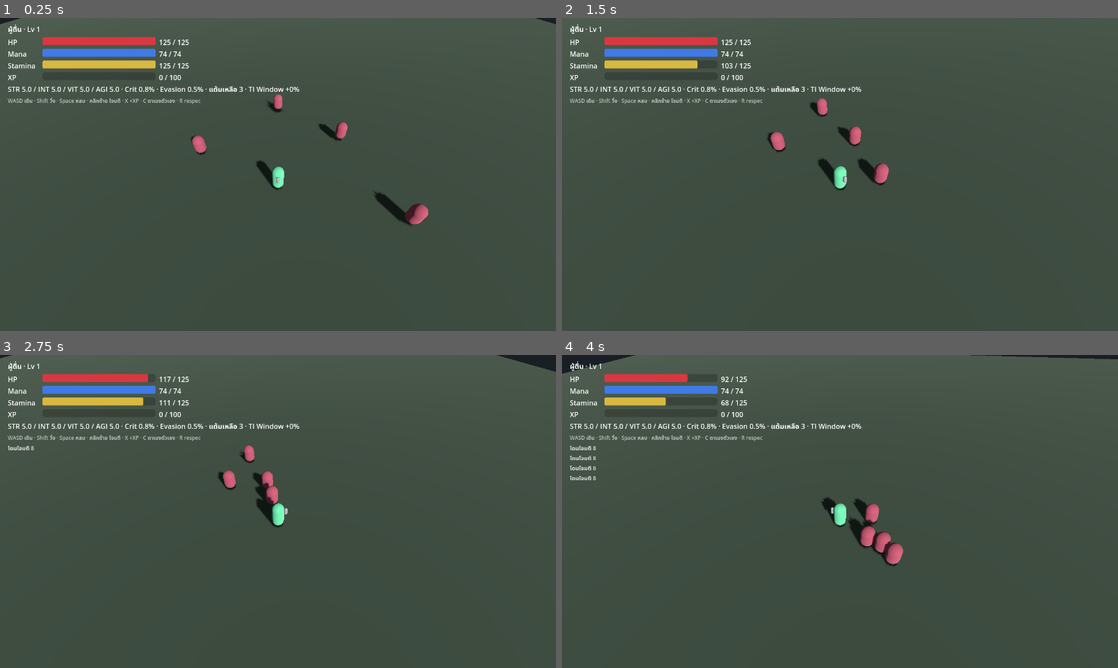
Above: before the commit, frames 1-4 (two rows, left to right).
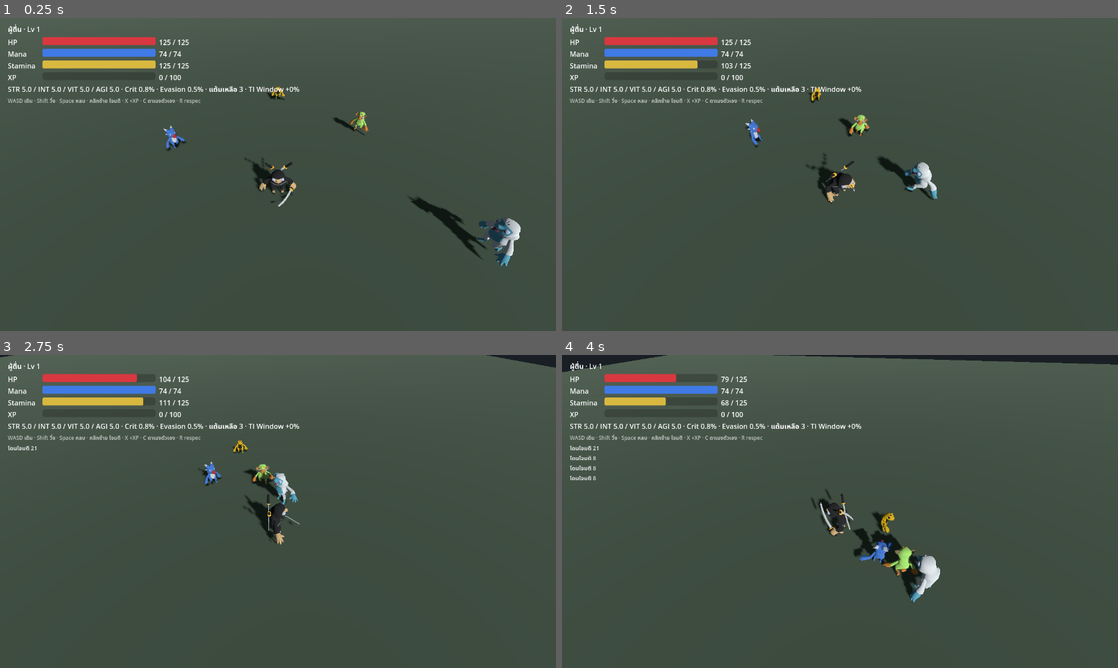
Above: after the commit, the same moments.

Repository: Suvitt-T/PharmacyGame
Game: Godot game, scene res://scenes/main.tscn
The game is run twice, just before and just after one commit, with the same random seed, the same clock (stepped at 60 frames per second) and the same inputs.
Inputs (mouse positions are in pixels of both pictures, inside the frame that each line leads up to):
- Up to frame 1 (0.25 s): no input
- Up to frame 2 (1.5 s): move the mouse to (962, 158) at 0.52 s; hold D (move_right) 0.53-1.28 s; click (962, 158) at 0.6 s; tap Space (dodge) at 0.8, 1.35 s; move the mouse to (728, 190) at 1.27 s; hold S (move_back) from 1.28 s (still down)
- Up to frame 3 (2.75 s): click (166, 527) at 1.55 s; move the mouse to (333, 442) at 2.02 s; release S (move_back) at 2.03 s; hold D (move_right) from 2.03 s (still down); click (333, 442) at 2.1 s; tap Space (dodge) at 2.3 s
- Up to frame 4 (4 s): move the mouse to (812, 574) at 2.77 s; release D (move_right) at 2.78 s; hold W (move_forward) 2.78-3.53 s; tap Space (dodge) at 2.85, 3.8 s; click (812, 574) at 3.05 s; move the mouse to (1006, 558) at 3.52 s; hold A (move_left) from 3.53 s (still down); tap Shift (sprint) at 3.6 s

The runs differ from the first frame. In frame 1, 2.7% of the frame differs, in the area x 0-100%, y 0-80%; in frame 2, 2.1%; in frame 3, 1.6%; in frame 4, 3.3%.

Commit message:
Replace placeholder capsules with rigged monster models
Drops in the Quaternius monster pack and adds an ActorVisuals node that maps
combat state onto the models' shared animation set, so movement, attacks, hit
reactions and death now read visually. Keeping the mapping in its own node means
swapping a model never touches combat code — each enemy picks its own model at
spawn time.

The glTF importer leaves imported clips non-looping, so idle/walk/run are
explicitly set to loop or they freeze after one pass.

Co-Authored-By: Claude Opus 5 <noreply@anthropic.com>

Diff:
--- a/scenes/enemy.tscn
+++ b/scenes/enemy.tscn
@@ -1,18 +1,13 @@
-[gd_scene load_steps=6 format=3]
+[gd_scene load_steps=5 format=3]
 
 [ext_resource type="Script" path="res://src/actors/enemy.gd" id="1_enemy"]
 [ext_resource type="Script" path="res://src/combat/combatant.gd" id="2_combatant"]
+[ext_resource type="Script" path="res://src/actors/actor_visuals.gd" id="3_visuals"]
+[ext_resource type="PackedScene" path="res://assets/models/monsters/Cactoro.gltf" id="4_model"]
 
 [sub_resource type="CapsuleShape3D" id="EnemyShape"]
 radius = 0.45
-height = 1.5
-
-[sub_resource type="CapsuleMesh" id="EnemyMesh"]
-radius = 0.45
-height = 1.5
-
-[sub_resource type="StandardMaterial3D" id="EnemyMaterial"]
-albedo_color = Color(0.62, 0.28, 0.34, 1)
+height = 1.6
 
 [node name="Enemy" type="CharacterBody3D" groups=["enemy"]]
 collision_layer = 4
@@ -20,13 +15,13 @@
 script = ExtResource("1_enemy")
 
 [node name="CollisionShape3D" type="CollisionShape3D" parent="."]
-transform = Transform3D(1, 0, 0, 0, 1, 0, 0, 0, 1, 0, 0.75, 0)
+transform = Transform3D(1, 0, 0, 0, 1, 0, 0, 0, 1, 0, 0.8, 0)
 shape = SubResource("EnemyShape")
 
-[node name="Mesh" type="MeshInstance3D" parent="."]
-transform = Transform3D(1, 0, 0, 0, 1, 0, 0, 0, 1, 0, 0.75, 0)
-mesh = SubResource("EnemyMesh")
-surface_material_override/0 = SubResource("EnemyMaterial")
+[node name="Visuals" type="Node3D" parent="."]
+script = ExtResource("3_visuals")
+model_scene = ExtResource("4_model")
+model_scale = 0.45
 
 [node name="Combatant" type="Node" parent="."]
 script = ExtResource("2_combatant")
--- a/scenes/player.tscn
+++ b/scenes/player.tscn
@@ -1,18 +1,13 @@
-[gd_scene load_steps=7 format=3]
+[gd_scene load_steps=6 format=3]
 
 [ext_resource type="Script" path="res://src/actors/player_controller.gd" id="1_player"]
 [ext_resource type="Script" path="res://src/combat/combatant.gd" id="2_combatant"]
+[ext_resource type="Script" path="res://src/actors/actor_visuals.gd" id="3_visuals"]
+[ext_resource type="PackedScene" path="res://assets/models/monsters/Ninja.gltf" id="4_model"]
 
 [sub_resource type="CapsuleShape3D" id="PlayerShape"]
 radius = 0.4
 height = 1.8
-
-[sub_resource type="CapsuleMesh" id="PlayerMesh"]
-radius = 0.4
-height = 1.8
-
-[sub_resource type="StandardMaterial3D" id="PlayerMaterial"]
-albedo_color = Color(0.36, 0.72, 0.52, 1)
 
 [sub_resource type="SphereShape3D" id="HitboxShape"]
 radius = 1.3
@@ -26,14 +21,10 @@
 transform = Transform3D(1, 0, 0, 0, 1, 0, 0, 0, 1, 0, 0.9, 0)
 shape = SubResource("PlayerShape")
 
-[node name="Mesh" type="MeshInstance3D" parent="."]
-transform = Transform3D(1, 0, 0, 0, 1, 0, 0, 0, 1, 0, 0.9, 0)
-mesh = SubResource("PlayerMesh")
-surface_material_override/0 = SubResource("PlayerMaterial")
-
-[node name="Facing" type="MeshInstance3D" parent="."]
-transform = Transform3D(0.3, 0, 0, 0, 0.3, 0, 0, 0, 0.3, 0, 1.2, 0.5)
-mesh = SubResource("PlayerMesh")
+[node name="Visuals" type="Node3D" parent="."]
+script = ExtResource("3_visuals")
+model_scene = ExtResource("4_model")
+model_scale = 0.6
 
 [node name="Combatant" type="Node" parent="."]
 script = ExtResource("2_combatant")
--- /dev/null
+++ b/src/actors/actor_visuals.gd
@@ -0,0 +1,92 @@
+class_name ActorVisuals
+extends Node3D
+
+## ผูกสถานะของ actor เข้ากับ animation ของโมเดล glTF
+## แยกออกมาเป็น Node ต่างหาก เพื่อให้เปลี่ยนโมเดลได้โดยไม่แตะโค้ดการต่อสู้
+
+## ชุด animation ของ Quaternius ทุกตัวในแพ็กใช้ชื่อเดียวกันหมด
+const STATE_ANIMATION := {
+	"idle": "Idle",
+	"walk": "Walk",
+	"run": "Run",
+	"attack": "Punch",
+	"hurt": "HitReact",
+	"dodge": "Jump",
+	"die": "Death",
+}
+
+## สถานะที่เล่นจบแล้วกลับไปสถานะการเคลื่อนที่เอง
+const ONE_SHOT_STATES := ["attack", "hurt", "dodge"]
+
+const WALK_THRESHOLD := 0.2
+const RUN_THRESHOLD := 6.0
+
+@export var model_scene: PackedScene
+@export var model_scale: float = 0.6
+@export var model_yaw_degrees: float = 0.0
+
+var _animation_player: AnimationPlayer
+var _state: String = ""
+var _locomotion_state: String = "idle"
+var _is_dead: bool = false
+
+
+func _ready() -> void:
+	if model_scene == null:
+		return
+	var model := model_scene.instantiate()
+	add_child(model)
+	model.scale = Vector3.ONE * model_scale
+	model.rotation_degrees.y = model_yaw_degrees
+
+	_animation_player = model.find_child("AnimationPlayer", true, false) as AnimationPlayer
+	if _animation_player == null:
+		push_warning("โมเดลไม่มี AnimationPlayer: %s" % model_scene.resource_path)
+		return
+	_animation_player.animation_finished.connect(_on_animation_finished)
+	_enable_looping()
+	play_state("idle")
+
+
+## glTF importer ไม่ตั้ง loop ให้ ต้องเปิดเองไม่งั้น idle/walk/run เล่นรอบเดียวแล้วค้าง
+func _enable_looping() -> void:
+	for state in ["idle", "walk", "run"]:
+		var animation_name: String = STATE_ANIMATION[state]
+		if _animation_player.has_animation(animation_name):
+			_animation_player.get_animation(animation_name).loop_mode = Animation.LOOP_LINEAR
+
+
+## เลือก idle/walk/run จากความเร็วแนวราบ
+func update_locomotion(horizontal_speed: float) -> void:
+	if horizontal_speed >= RUN_THRESHOLD:
+		_locomotion_state = "run"
+	elif horizontal_speed >= WALK_THRESHOLD:
+		_locomotion_state = "walk"
+	else:
+		_locomotion_state = "idle"
+
+	if _state in ONE_SHOT_STATES or _is_dead:
+		return
+	play_state(_locomotion_state)
+
+
+func play_state(state: String, blend_time: float = 0.12) -> void:
+	if _animation_player == null or _is_dead:
+		return
+	if state == _state:
+		return
+	var animation_name: String = STATE_ANIMATION.get(state, "")
+	if animation_name.is_empty() or not _animation_player.has_animation(animation_name):
+		return
+	_state = state
+	if state == "die":
+		_is_dead = true
+	_animation_player.play(animation_name, blend_time)
+
+
+func _on_animation_finished(_animation_name: StringName) -> void:
+	if _is_dead:
+		return
+	if _state in ONE_SHOT_STATES:
+		_state = ""
+		play_state(_locomotion_state)
--- a/src/actors/enemy.gd
+++ b/src/actors/enemy.gd
@@ -22,6 +22,7 @@
 }
 
 @onready var combatant: Combatant = $Combatant
+@onready var visuals: ActorVisuals = $Visuals
 
 var _target: Node3D
 var _cooldown := 0.0
@@ -31,6 +32,7 @@
 	var base: Dictionary = TIER_BASE.get(tier, TIER_BASE["common"])
 	combatant.weapon_base_damage = Formulas.enemy_damage(float(base["damage"]), zone_level)
 	combatant.died.connect(_on_died)
+	combatant.damage_taken.connect(func(_amount, _critical): visuals.play_state("hurt"))
 	await get_tree().process_frame
 	_scale_hp_to_tier(float(base["hp"]))
 
@@ -59,6 +61,7 @@
 		velocity.x = 0.0
 		velocity.z = 0.0
 		move_and_slide()
+		visuals.update_locomotion(0.0)
 		return
 
 	var to_target := _target.global_position - global_position
@@ -77,9 +80,11 @@
 			_cooldown = attack_cooldown
 			var target_combatant: Combatant = _target.get_node_or_null("Combatant")
 			if target_combatant != null:
+				visuals.play_state("attack")
 				combatant.attack(target_combatant)
 
 	move_and_slide()
+	visuals.update_locomotion(Vector2(velocity.x, velocity.z).length())
 
 
 func _acquire_target() -> void:
@@ -99,6 +104,8 @@
 	died.emit(self)
 	set_physics_process(false)
 	$CollisionShape3D.set_deferred("disabled", true)
+	visuals.play_state("die")
 	var tween := create_tween()
-	tween.tween_property(self, "scale", Vector3(0.05, 0.05, 0.05), 0.4)
+	tween.tween_interval(1.4)
+	tween.tween_property(self, "position:y", position.y - 2.0, 0.6)
 	tween.tween_callback(queue_free)
--- a/src/actors/player_controller.gd
+++ b/src/actors/player_controller.gd
@@ -20,6 +20,7 @@
 
 @onready var combatant: Combatant = $Combatant
 @onready var hitbox: Area3D = $AttackHitbox
+@onready var visuals: ActorVisuals = $Visuals
 
 var _facing := Vector3.FORWARD
 var _dodge_time := 0.0
@@ -32,6 +33,8 @@
 	InputActions.ensure_registered()
 	combatant.is_player = true
 	hitbox.monitoring = false
+	combatant.damage_taken.connect(func(_amount, _critical): visuals.play_state("hurt"))
+	combatant.died.connect(func(): visuals.play_state("die"))
 
 
 func _physics_process(delta: float) -> void:
@@ -51,6 +54,7 @@
 		_handle_movement(delta)
 
 	move_and_slide()
+	visuals.update_locomotion(Vector2(velocity.x, velocity.z).length())
 
 
 func _apply_gravity(delta: float) -> void:
@@ -102,6 +106,7 @@
 	if not combatant.spend_stamina(DODGE_STAMINA_COST):
 		return
 	_dodge_time = DODGE_DURATION
+	visuals.play_state("dodge")
 
 
 func _start_attack() -> void:
@@ -110,6 +115,7 @@
 	_attack_state = "windup"
 	_attack_time = ATTACK_WINDUP
 	_already_hit.clear()
+	visuals.play_state("attack")
 
 
 func _tick_attack(delta: float) -> void:
--- a/src/core/camera_rig.gd
+++ b/src/core/camera_rig.gd
@@ -5,7 +5,7 @@
 
 @export var target_path: NodePath
 @export var follow_speed: float = 7.0
-@export var offset := Vector3(0.0, 11.0, 9.0)
+@export var offset := Vector3(0.0, 7.5, 6.5)
 @export var look_height_offset: float = 1.2
 
 @onready var camera: Camera3D = $Camera3D
--- a/src/core/main.gd
+++ b/src/core/main.gd
@@ -4,8 +4,13 @@
 
 const ENEMY_SCENE := preload("res://scenes/enemy.tscn")
 const DEBUG_XP_PER_PRESS := 250
-const SPAWN_POINTS := [
-	Vector3(6, 1, -6), Vector3(-7, 1, -4), Vector3(0, 1, -11), Vector3(9, 1, 3),
+
+## ศัตรูรากต้นไม้โลก (Prologue/Act 1) ตามเอกสาร จับคู่กับโมเดลที่ใกล้เคียงที่สุดในแพ็กที่มี
+const SPAWN_TABLE := [
+	{"name": "หมาป่าเถื่อน", "model": "Monkroose", "scale": 0.45, "tier": "common", "at": Vector3(6, 1, -6)},
+	{"name": "ค้างคาวรากเน่า", "model": "Birb", "scale": 0.40, "tier": "common", "at": Vector3(-7, 1, -4)},
+	{"name": "ผึ้งพิษราก", "model": "Frog", "scale": 0.38, "tier": "common", "at": Vector3(0, 1, -11)},
+	{"name": "หมีรากเฒ่า", "model": "Yeti", "scale": 0.60, "tier": "elite", "at": Vector3(9, 1, 3)},
 ]
 
 @onready var player: PlayerController = $Player
@@ -24,14 +29,23 @@
 
 
 func _spawn_wave() -> void:
-	for point in SPAWN_POINTS:
-		_spawn_enemy(point)
+	for entry in SPAWN_TABLE:
+		_spawn_enemy(entry)
 
 
-func _spawn_enemy(position: Vector3) -> void:
+func _spawn_enemy(entry: Dictionary) -> void:
 	var enemy: Enemy = ENEMY_SCENE.instantiate()
+	enemy.display_name = entry["name"]
+	enemy.tier = entry["tier"]
+	if entry["tier"] == "elite":
+		enemy.xp_reward = 120
+		enemy.move_speed = 2.6
+	# ต้องตั้งก่อน add_child เพราะ ActorVisuals สร้างโมเดลตอน _ready
+	var visuals: ActorVisuals = enemy.get_node("Visuals")
+	visuals.model_scene = load("res://assets/models/monsters/%s.gltf" % entry["model"])
+	visuals.model_scale = entry["scale"]
 	enemy_root.add_child(enemy)
-	enemy.global_position = position
+	enemy.global_position = entry["at"]
 	enemy.died.connect(_on_enemy_died)
 
 
Not shown, added: assets/models/monsters/Alien.gltf
Not shown, added: assets/models/monsters/Alien.gltf.import
Not shown, added: assets/models/monsters/Alien_Atlas_Monsters.png.import
Not shown, added: assets/models/monsters/Birb.gltf
Not shown, added: assets/models/monsters/Birb.gltf.import
Binary file added: assets/models/monsters/Birb_Atlas_Monsters.png
Not shown, added: assets/models/monsters/Birb_Atlas_Monsters.png.import
Not shown, added: assets/models/monsters/BlueDemon.gltf
Not shown, added: assets/models/monsters/BlueDemon.gltf.import
Binary file added: assets/models/monsters/BlueDemon_Atlas_Monsters.png
Not shown, added: assets/models/monsters/BlueDemon_Atlas_Monsters.png.import
Not shown, added: assets/models/monsters/Bunny.gltf
(and 53 more such lines)
